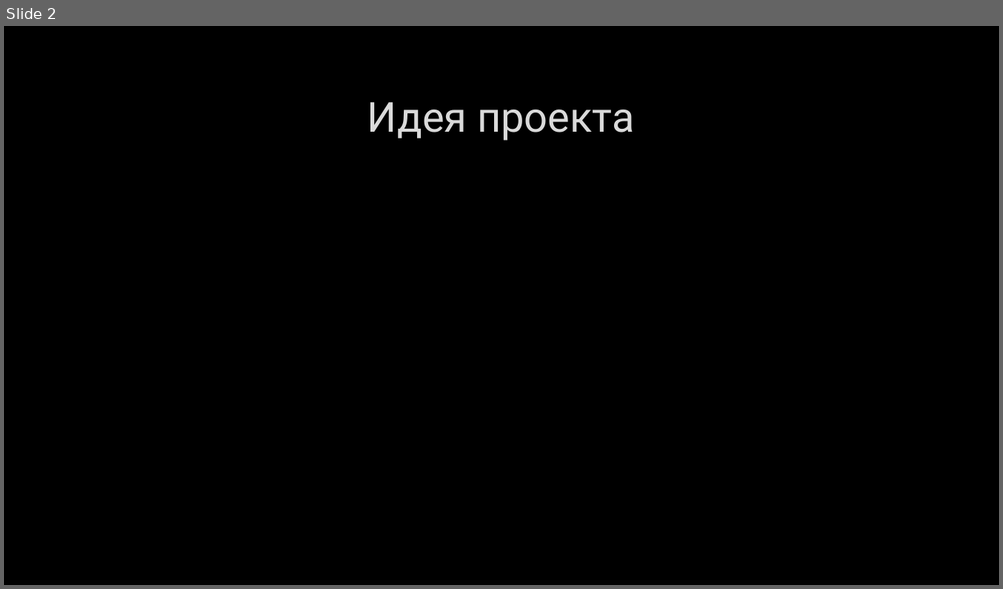
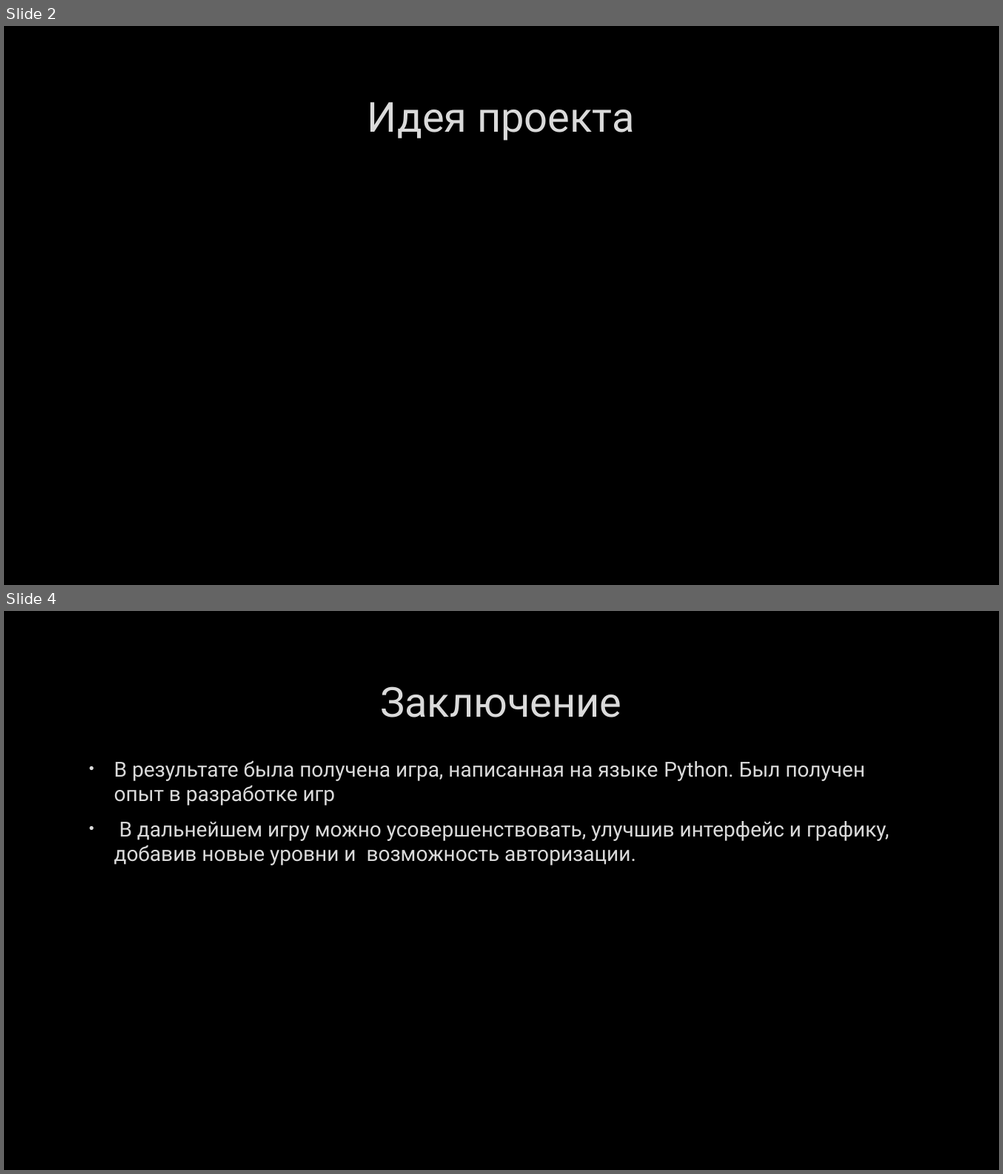
Before and after one commit to TheVex/Gitflow, a slide deck: Проект PyGame.pptx. Shown one above the other, each under a label of ours: slide 2 before the commit, slides 2 and 4 after it; the slides between them are not shown. The pictures are 1003x589 and 1003x1174 pixels, drawn with LibreOffice and Linux fonts; fonts in the diff are those of the drawing; background and template pictures are left out. Boxes give left, top, right and bottom in pixels: in the first picture for what was removed or moved away, otherwise in the second. Text is boxed around its words. In the diff, an @@ line names an element or a change of style, - is before the commit and + after.

```diff
--- a/Проект PyGame.pptx
+++ b/Проект PyGame.pptx
@@ slide 4 added at <box>4,611,999,1170</box>, background picture (left out) @@
@@ title added at <box>380,686,621,718</box>, 40 pt, text #DADADA @@
+Заключение
@@ text added at <box>114,760,889,866</box>, 20 pt, text #DADADA @@
+• В результате была получена игра, написанная на языке Python. Был получен опыт в разработке игр
+• В дальнейшем игру можно усовершенствовать, улучшив интерфейс и графику, добавив новые уровни и возможность авторизации.
```
Also in this commit, not shown: 1 slide changed, 2 slides removed.
